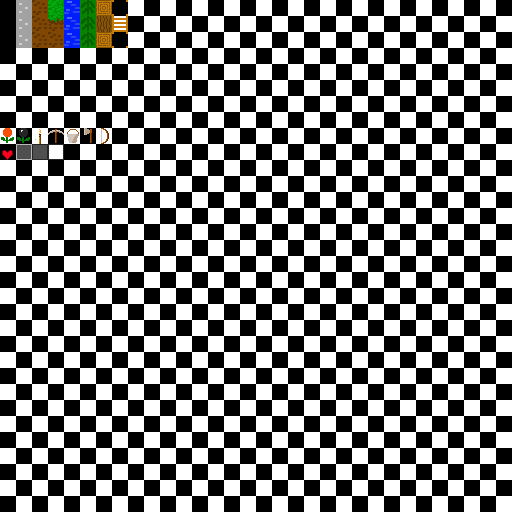
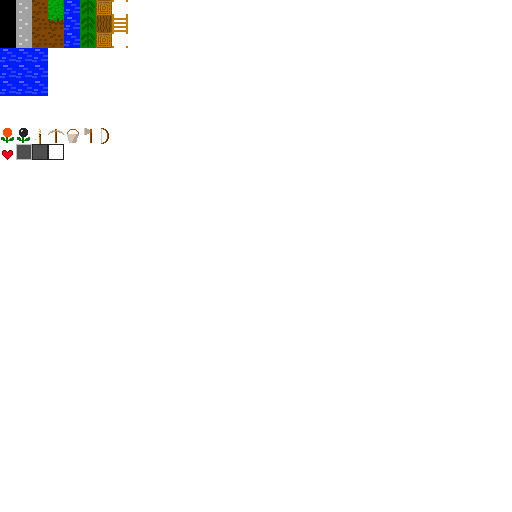
Layers edited between the first and the second 512 x 512 image:
painted on "レイヤー 32" over left=0, top=48, right=48, bottom=96
hid "レイヤー 28" over left=0, top=0, right=512, bottom=512
